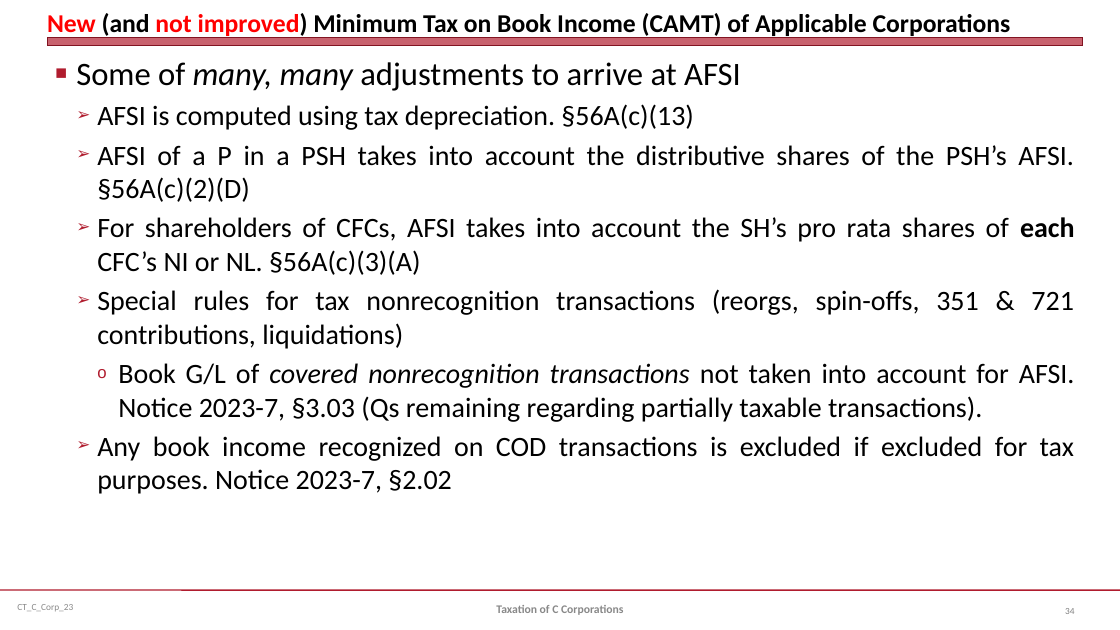
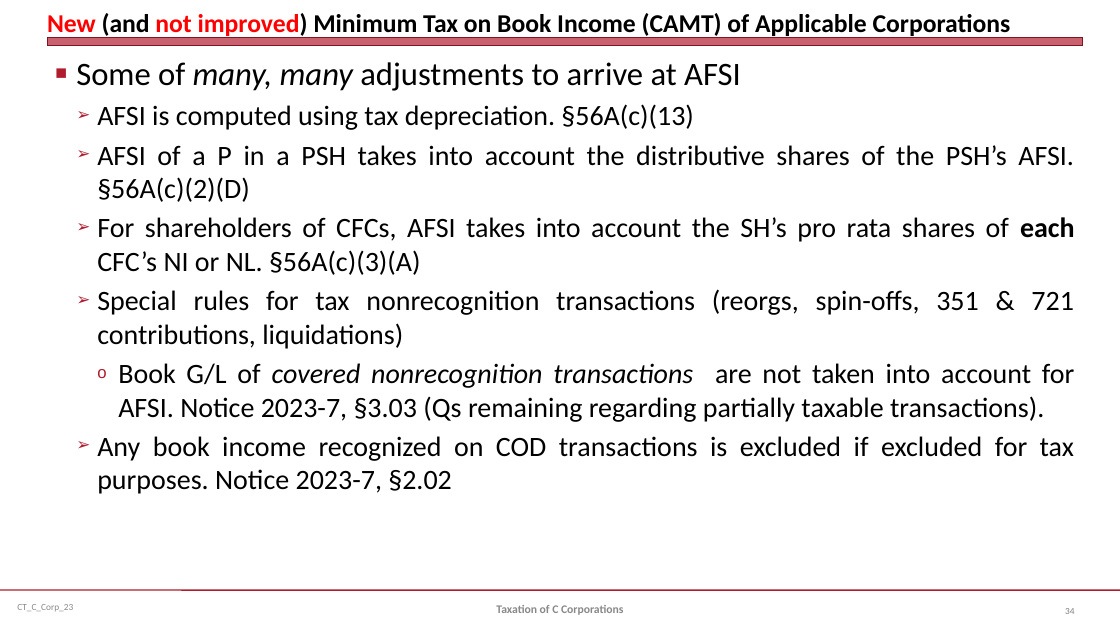
Before and after one commit to jmc877/Corporate-Tax, a slide deck: slide 34 of slides/CT_C_Corp_23.pptx. Drawn at 1120x630 pixels with LibreOffice and Linux fonts; fonts in the diff are those of the drawing. Boxes give left, top, right and bottom in pixels: in the first picture for what was removed or moved away, otherwise in the second. Text is boxed around its words. In the diff, an @@ line names an element or a change of style, - is before the commit and + after.

```diff
--- a/slides/CT_C_Corp_23.pptx
+++ b/slides/CT_C_Corp_23.pptx
@@ text at [118, 363, 1074, 422]: text changed @@
-    o Book G/L of covered nonrecognition transactions not taken into account for AFSI. Notice 2023-7, §3.03 (Qs remaining regarding partially taxable transactions).
+    o Book G/L of covered nonrecognition transactions are not taken into account for AFSI. Notice 2023-7, §3.03 (Qs remaining regarding partially taxable transactions).
```
Also in this commit, not shown: 4 other files.
